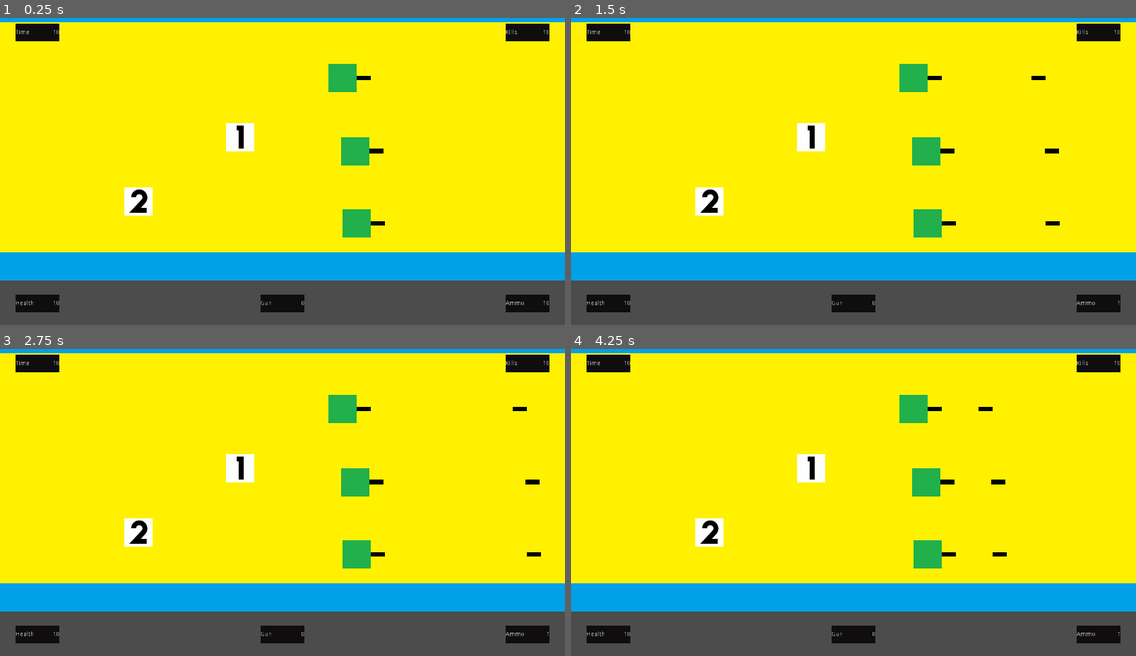
Above: before the commit, frames 1-4 (two rows, left to right).
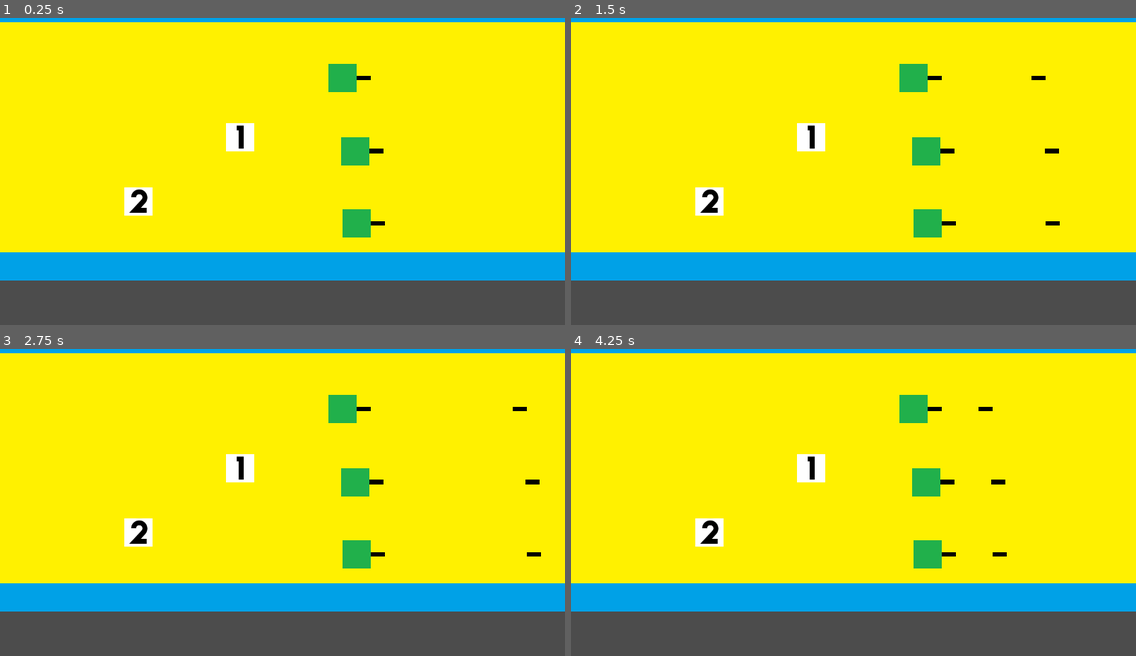
Above: after the commit, the same moments.

Repository: devmcclu/Project-FreeGUN
Game: Godot game, scene res://levels/Main.tscn
Two runs of this game, one before a commit and one after it. Both use one fixed random seed, a clock stepped at 60 frames per second and the inputs below. This scene is started directly instead of the project's main scene.
Inputs (mouse positions are in pixels of both pictures, inside the frame that each line leads up to):
- Up to frame 1 (0.25 s): no input
- Up to frame 2 (1.5 s): tap Enter at 0.5 s; move the mouse to (977, 150) at 0.52 s; hold D (player_move_right) 0.53-1.28 s; click (977, 150) at 0.6 s; tap Space at 1.25 s; move the mouse to (740, 180) at 1.27 s; hold S (player_move_down) from 1.28 s (still down); tap 1 (switch_weapon_1) at 1.35 s
- Up to frame 3 (2.75 s): tap Enter at 2 s; move the mouse to (339, 428) at 2.02 s; release S (player_move_down) at 2.03 s; hold D (player_move_right) from 2.03 s (still down); tap 2 (switch_weapon_2) at 2.1 s
- Up to frame 4 (4.25 s): move the mouse to (825, 560) at 2.77 s; release D (player_move_right) at 2.78 s; hold W (player_move_up) 2.78-3.53 s; tap 3 (switch_weapon_3) at 2.85 s; move the mouse to (1023, 545) at 3.52 s; hold A (player_move_left) from 3.53 s (still down); hold Mouse wheel up (weapon_up) from 3.53 s (still down)

The runs differ from the first frame. In frame 1, 2.2% of the frame differs, in the area x 2-98%, y 1-96%; in frame 2, 2.2%; in frame 3, 2.2%; in frame 4, 2.2%.

Commit message:
Correct GUI showing for player

Diff:
--- a/characters/player.tscn
+++ b/characters/player.tscn
@@ -121,6 +121,8 @@
 
 [node name="GUI" parent="CanvasLayer" index="1" instance=ExtResource( 5 )]
 
+visible = false
+
 [connection signal="ammo_change" from="." to="CanvasLayer/GUI" method="_on_player_ammo_change"]
 
 [connection signal="change_gun" from="." to="CanvasLayer/GUI" method="_on_player_change_gun"]
--- a/scripts/Player_Multiplayer.gd
+++ b/scripts/Player_Multiplayer.gd
@@ -32,6 +32,7 @@
 
 	if is_network_master():
 		$"Camera2D".make_current()
+		$"CanvasLayer/GUI".visible = true
 
 func health_check():
 	if is_network_master():
